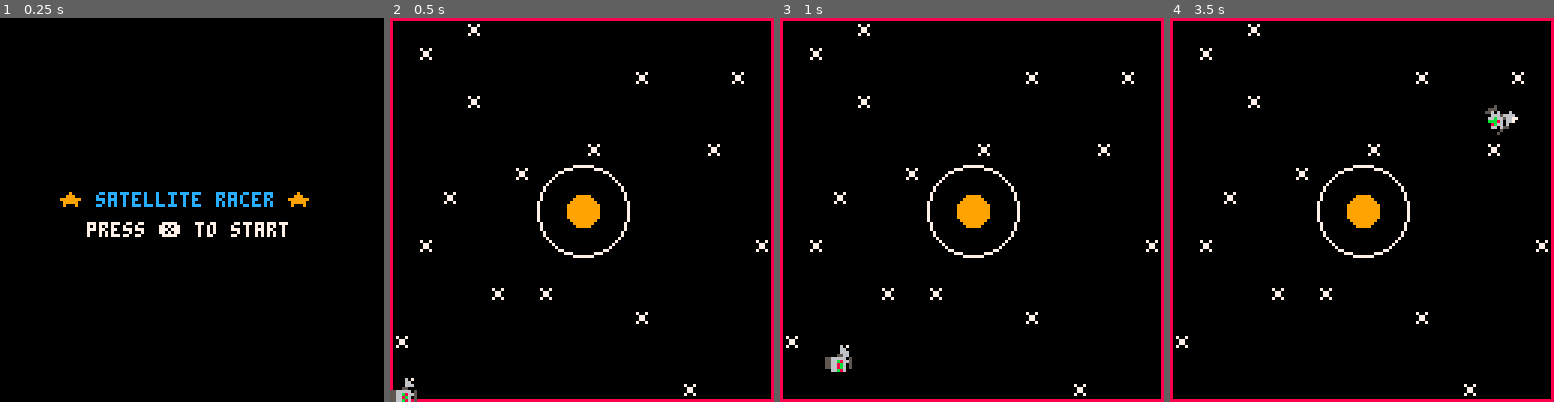
Above: before the commit, frames 1-4 (left to right).
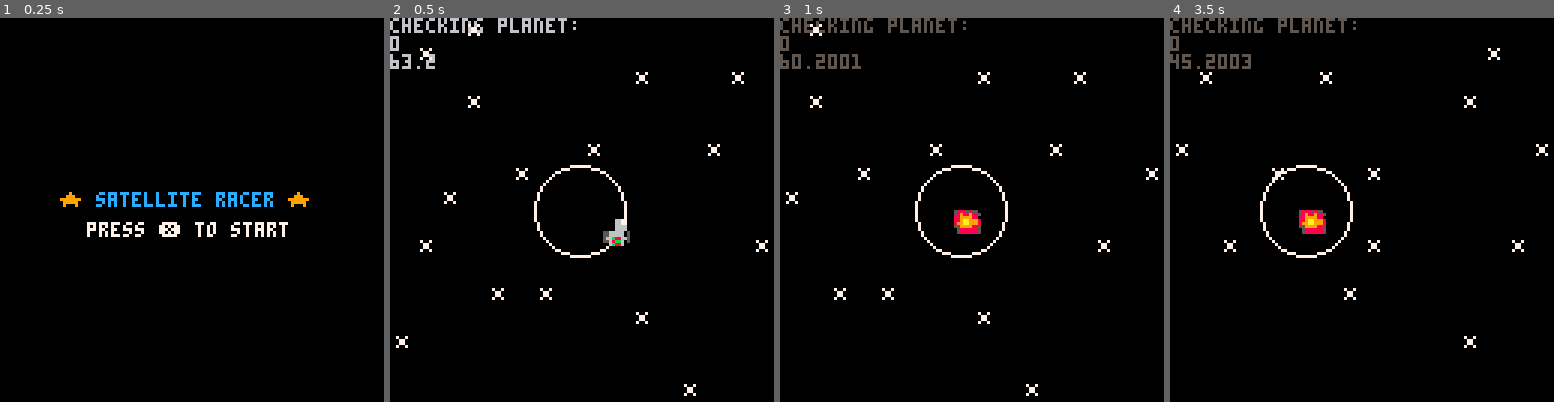
Above: after the commit, the same moments.

Repository: jackawackadoo/Sattelite_Racer
Game: PICO-8 cartridge sattelite_racer.p8
The game is run twice, just before and just after one commit, with the same random seed, the same clock (stepped at 60 frames per second) and the same inputs.
Inputs:
- Up to frame 1 (0.25 s): no input
- Up to frame 2 (0.5 s): tap X (X key) at 0.33 s
- Up to frame 3 (1 s): tap O (Z key) at 0.7 s
- Up to frame 4 (3.5 s): tap X (X key) at 1.07, 1.85, 2.97 s; hold Right 1.6-2.1 s; tap O (Z key) every 0.4 s from 1.7 to 3.3 s; hold Right 2.47-3.03 s; hold Left from 3.08 s (still down)

Frame 1 is identical in both runs. In frame 2, 5.6% of the frame differs, in the area x 0-100%, y 0-100%; in frame 3, 7.4%; in frame 4, 7.7%.

Commit message:
starting to sidescroll

Diff:
--- a/sattelite_racer.p8
+++ b/sattelite_racer.p8
@@ -21,6 +21,7 @@
 s = 1
 start = 0
 alive = true
+scroll_speed = 0.75
 
 
 function _init()
@@ -37,25 +38,31 @@
 
 function _update()
 		cls()
-		if (satellite.angle < 0) then
-			satellite.angle += 1
-		end
-		satellite.angle = angle_r / 360
-		if btn(➡️) then angle_r -= 3 end
-		if btn(⬅️) then angle_r +=3 	end
-		if btn(🅾️) then sat_fart(satellite) end
-		update_pos(satellite)
+		current_planet(satellite)
+		if not (check_collision(satellite))then
+			if (satellite.angle < 0) then
+				satellite.angle += 1
+			end
+			satellite.angle = angle_r / 360
+			if btn(➡️) then angle_r -= 3 end
+			if btn(⬅️) then angle_r +=3 	end
+			if btn(🅾️) then sat_fart(satellite) end
+			update_pos(satellite)
+		else
+			s = 3
+		end
+		update_map()
 end
 
 
 function _draw()
-	planet = {x = 64, y = 64, radius = 5}
-
-	map(0,0, 0, 0, 128, 128)
-	rect(0,0,127,127, 8)
-	draw_planet(64,64,5, 9)
+
+	map(map_pos,0, 0, 0, 128, 128)
+	--rect(0,0,127,127, 8)
+	draw_planet(mars)
 	check_gravity(satellite, planet)
 	rspr(s*8,0,8,8,satellite.angle,satellite.x,satellite.y,size,size)
+	--draw_map()
 end
 
 
@@ -98,18 +105,33 @@
 -- that contains:
 -- x pos, y pos, radius, color
 planet_idx = 0
+mars = {x = 64, y = 64, radius = 5, c = flr(rnd(16))+1}
 planets = {}
+planets[0] = mars
 atmosphere_r = 3
-
-
-function draw_planet(x_spot, y_spot, size, c)
-	atmosphere = size * atmosphere_r
-	circfill(x_spot, y_spot, size, c)
-	circ(x_spot, y_spot, atmosphere, 7)
-end
-
-function new_planet()
-	--add(planets, {x =
+collided = false
+grav_idx = 0
+
+
+function draw_planet(p_)
+	atmosphere = p_.radius * atmosphere_r
+	circfill(p_.x, p_.y, p_.radius, p_.c)
+	circ(p_.x, p_.y, atmosphere, 7)
+end
+
+function add_planet()
+	local p_x = flr(rnd(10)) + planets[planet_idx].x + 10
+	local p_y = flr(rnd(90)) + 38
+	local p_r = flr(rnd(13))
+	local p_c = flr(rnd(16))
+	local pluto = {x = p_x, y = p_y, radius = p_r, c = p_c}
+	add(planets, pluto)
+	planet_idx += 1
+end
+
+function rmv_planet()
+	deli(planets, 1)
+	planet_idx -= 1
 end
 
 
@@ -147,11 +169,36 @@
 	t_y = abs(sat.y - sat.planet.y)
 	t_h = flr(sqrt((t_x^2) + (t_y^2)))
 
-	if (t_h <= sat.planet.radius) then
+	if (t_h <= sat.planet.radius or sat.y < 0 or sat.x < 0) then
 		-- collision happened, game over
+		if not (collided) then
+			sfx(1)
+			collided = true
+		end
 		return true
 	else
+
 		return false
+	end
+end
+
+-- iterate through every existing
+-- planet, check if satellite
+-- is in the atmosphere of one
+function current_planet(sat)
+	local shortest_d = 1000000
+	for p = 0, count(planets) do
+		print("checking planet:")
+		print(p)
+		print(planets[0].x)
+		t_x = abs(sat.x - planets[p].x)
+		t_y = abs(sat.y - planets[p].y)
+		t_h = flr(sqrt((t_x^2) + (t_y^2)))
+		if t_h < shortest_d then
+			shortest_d = t_h
+			sat.planet = planets[p]
+			grav_idx = p
+		end
 	end
 end
 
@@ -183,7 +230,7 @@
 -- speed: delta x per update
 -- is gravity pullling sat
 -- radius of orbit
-satellite = {x = 0, y = 128, angle = 0, launch_angle = 0.1, speed = 1,gravity = false, radius = (5*3), planet = {x=64,y=64,radius=5}, planet_angle = 0, launch_available = false}
+satellite = {x = 64, y = 57, angle = 0, launch_angle = 0.1, speed = 1,gravity = false, radius = (5*3), planet = {x=0,y=0,radius=5}, planet_angle = 0, launch_available = false}
 c_speed = 2
 
 -- update satellie table
@@ -197,6 +244,9 @@
 end
 
 function update_pos(sat)
+	if (sat.launch_angle < 0) then
+		sat.launch_angle += 1
+	end
 	if not(sat.gravity or not sat.launch_available) then
 		if ((sat.launch_angle > 0.5) and (sat.launch_angle < 0.75)) then
 			sat.speed = abs(sat.speed) * (-1)
@@ -234,18 +284,12 @@
 
 
 
--- iterate through every existing
--- planet, check if satellite
--- is in the atmosphere of one
-function gravity_idx(sat_x, sat_y)
-	for p = 0, count(planets) do
-
-	end
-end
+
 
 -- launch sat out of gravity
 function sat_fart(sat)
 	if (sat.launch_available) then
+		sfx(0)
 		sat.launch_available = false
 		sat.launch_angle = sat.angle + 0.25
 
@@ -254,14 +298,65 @@
 	end
 
 end
+-->8
+-- regular updates
+
+scroll_rate = 0.2
+map_pos = 0
+
+function update_map()
+	-- sidescroll and redraw everything!
+	update_planets()
+	update_sat()
+	map_pos += scroll_rate * 0.7
+	if (planet_idx > 0) then
+		if (planets[1].x + (radius * atmosphere_r)) then
+			rmv_planet()
+			add_planet()
+		end
+	end
+
+end
+
+
+
+function update_planets()
+	for p = 0, count (planets) do
+		planets[p].x -= scroll_rate
+	end
+end
+
+function update_sat()
+	satellite.x -= scroll_rate
+end
+-->8
+-- regular drawing
+
+
+
+function draw_map()
+		cls()
+		map(map_pos,0, 0, 0, 128, 128)
+		draw_planets()
+		rspr(s*8,0,8,8,satellite.angle,satellite.x,satellite.y,size,size)
+
+
+
+end
+
+function draw_planets()
+	for p = 1, count(planets) do
+		draw_planet(planets[p])
+	end
+end
 __gfx__
-00000000000060700000000000000000000000000000000000000000000000000000000000000000000000000000000000000000000000000000000000000000
-00000000000066000000000000000000000000000000000000000000000000000000000000000000000000000000000000000000000000000000000000000000
-00700700000066600070070000000000000000000000000000000000000000000000000000000000000000000000000000000000000000000000000000000000
-00077000000550000007700000000000000000000000000000000000000000000000000000000000000000000000000000000000000000000000000000000000
-00077000506666050007700000000000000000000000000000000000000000000000000000000000000000000000000000000000000000000000000000000000
-00700700566b86650070070000000000000000000000000000000000000000000000000000000000000000000000000000000000000000000000000000000000
-000000005068b6050000000000000000000000000000000000000000000000000000000000000000000000000000000000000000000000000000000000000000
+00000000000060700000000058885850000000000000000000000000000000000000000000000000000000000000000000000000000000000000000000000000
+00000000000066000000000008988985000000000000000000000000000000000000000000000000000000000000000000000000000000000000000000000000
+00700700000066600070070088999980000000000000000000000000000000000000000000000000000000000000000000000000000000000000000000000000
+000770000005500000077000889aa998000000000000000000000000000000000000000000000000000000000000000000000000000000000000000000000000
+000770005066660500077000899aa998000000000000000000000000000000000000000000000000000000000000000000000000000000000000000000000000
+00700700566b86650070070055999985000000000000000000000000000000000000000000000000000000000000000000000000000000000000000000000000
+000000005068b6050000000005888885000000000000000000000000000000000000000000000000000000000000000000000000000000000000000000000000
 00000000006b86000000000000000000000000000000000000000000000000000000000000000000000000000000000000000000000000000000000000000000
 __map__
 0000000200000000000000000000000000000000000000000000000000000002000000000000000000000000000000000000000000000000000000000000000000000000000000020000000000000000000000000000000000000000000000000000000000000000000000000000000000000000000000000000000000000000
Not shown, changed: the music (__music__) section of sattelite_racer.p8
Not shown, changed: the sound effects (__sfx__) section of sattelite_racer.p8
